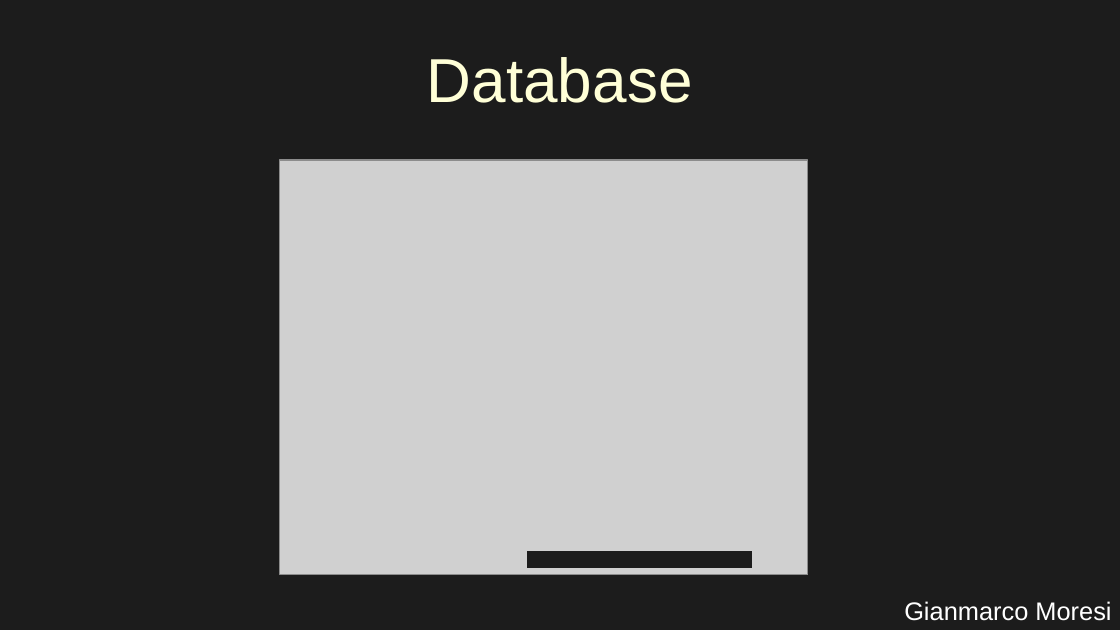
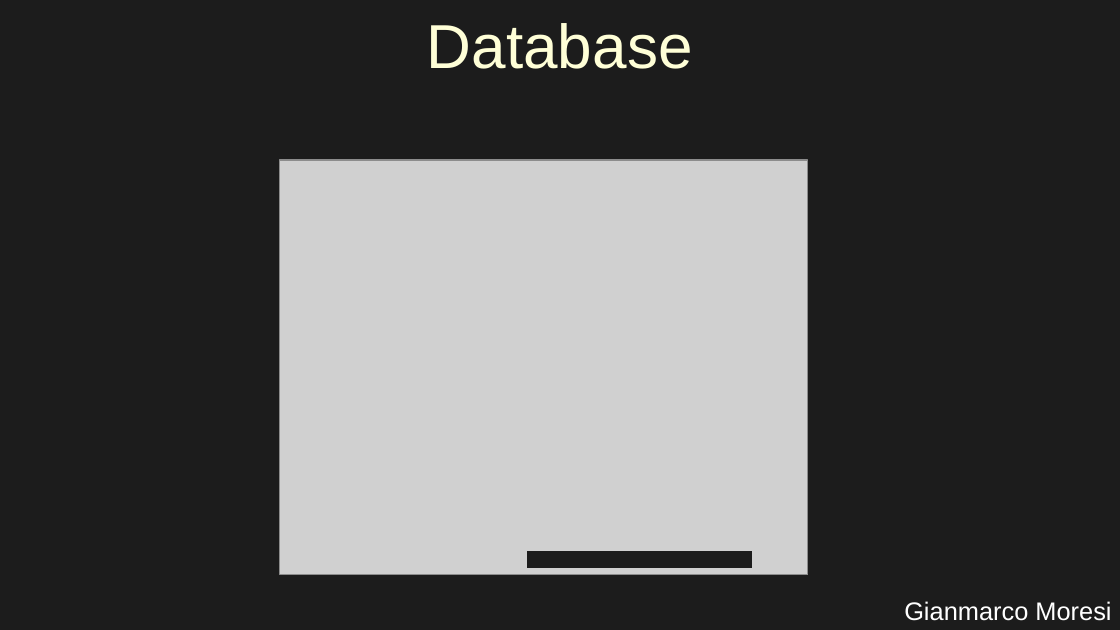
Before and after one commit to GianmarcoMo/HouseBreak, a slide deck: slide 6 of docs/PresentazioneProggetto.odp. Drawn at 1120x630 pixels with LibreOffice and Linux fonts; fonts in the diff are those of the drawing; grey boxes stand for pictures. Boxes give left, top, right and bottom in pixels: in the first picture for what was removed or moved away, otherwise in the second. Text is boxed around its words. In the diff, an @@ line names an element or a change of style, - is before the commit and + after.

```diff
--- a/docs/PresentazioneProggetto.odp
+++ b/docs/PresentazioneProggetto.odp
@@ title "Database" moved from (x1=427, y1=57, x2=693, y2=103) to (x1=427, y1=23, x2=693, y2=69) @@
```
Also in this commit, not shown: 5 other slides changed, 6 slides added, 57 other files.
